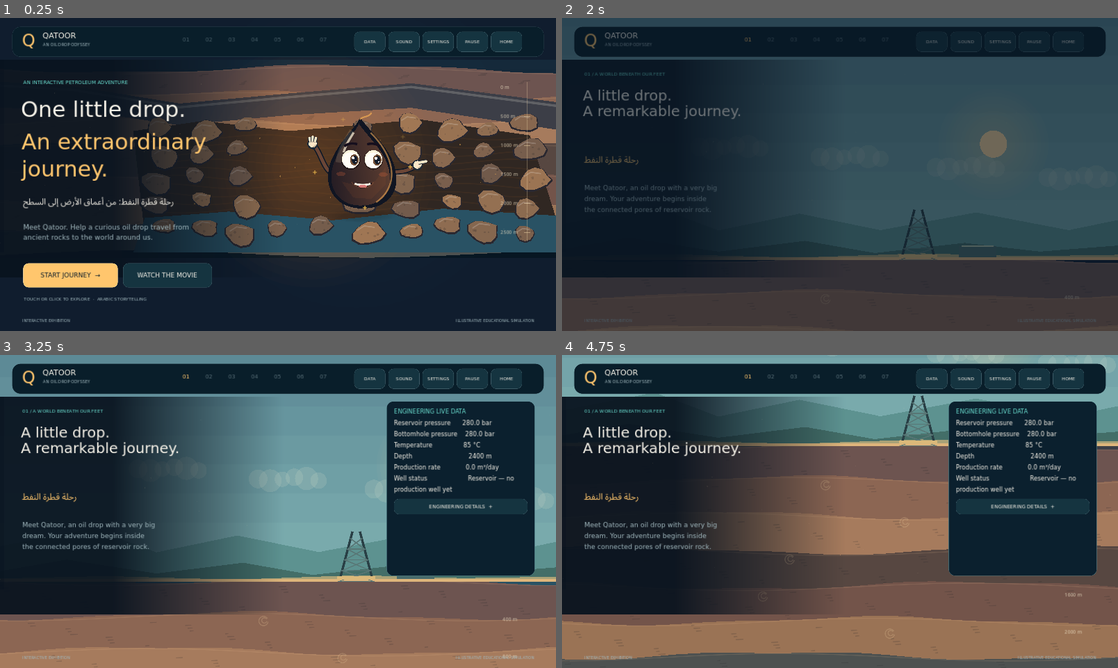
Above: before the commit, frames 1-4 (two rows, left to right).
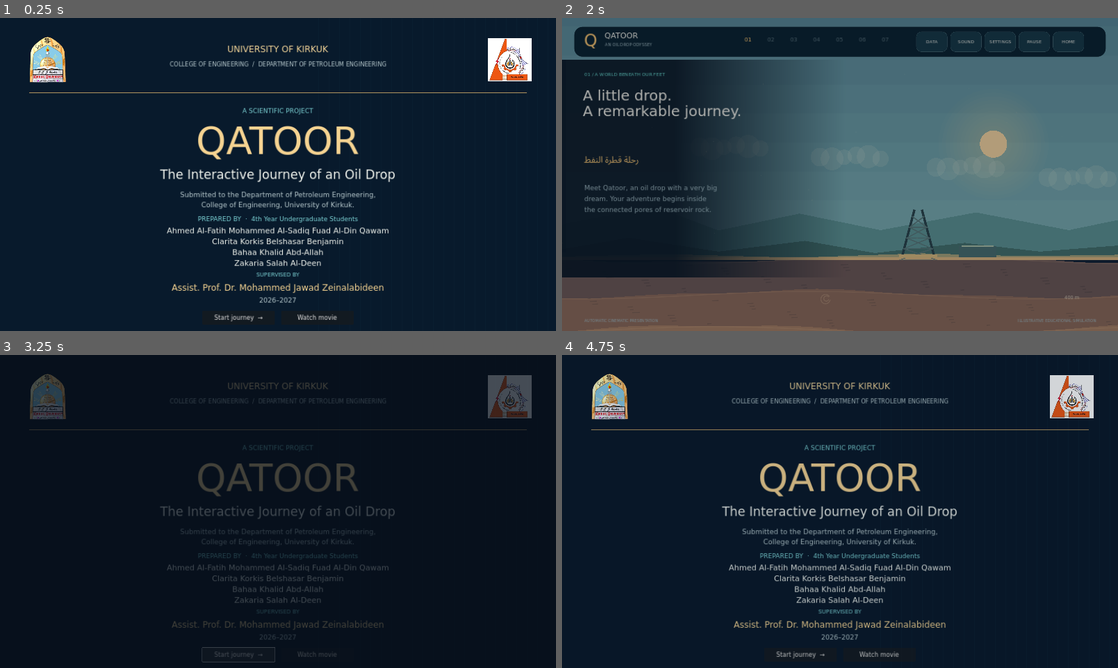
Above: after the commit, the same moments.

Repository: A7MEDALFATEH/Qatoor
Game: Godot game, scene res://scenes/opening_title.tscn
Two runs of this game, one before a commit and one after it. Both use one fixed random seed, a clock stepped at 60 frames per second and the inputs below. Before the commit the project starts from res://scenes/main.tscn.
Inputs (mouse positions are in pixels of both pictures, inside the frame that each line leads up to):
- Up to frame 1 (0.25 s): no input
- Up to frame 2 (2 s): click (878, 318) at 0.5 s, where only the run after the commit has a clickable "Watch movie"; click "START JOURNEY →" at 1.25 s
- Up to frame 3 (3.25 s): tap Enter at 2, 2.1 s; hold D 2.03-2.75 s; tap T at 2.3 s; click (239, 655) at 2.75 s, where only the run after the commit has a clickable "Start journey →"
- Up to frame 4 (4.75 s): click (634, 611) at 3.5 s, where only the run after the commit has a clickable "START JOURNEY →"; tap T at 4.35 s; tap Enter at 4.55 s

The runs differ from the first frame. In frame 1, 51% of the frame differs, in the area x 2-100%, y 2-98%; in frame 2, 63%; in frame 3, 67%, in the area x 0-100%, y 0-100%; in frame 4, 66%.

Commit message:
Add University Day opening credits and marine transport to QATOOR

Diff:
--- a/data/story_data.gd
+++ b/data/story_data.gd
@@ -76,11 +76,12 @@
 		"title": "One resource.\nSo many possibilities.",
 		"title_ar": "من النفط إلى حياتنا اليومية",
 		"eyebrow": "06 / REFINING & EVERYDAY MATERIALS",
-		"description": "Explore four destinations. Refineries separate and process crude; petrochemical plants turn selected feedstocks into materials.",
+		"description": "Explore five destinations. Refineries separate and process crude; petrochemical plants turn selected feedstocks into materials.",
 		"dialogue": "رحلتي لم تنتهِ بعد! تعالج المصافي النفط لتنتج أنواعاً من الوقود والمواد الأولية. وتحوّل مصانع البتروكيماويات بعض هذه المواد عبر مراحل صناعية إلى البلاستيك.",
 		"fact": "Refining and petrochemical manufacturing are different industrial stages.",
 		"products": {
 			"car": {"title": "Fuel for the road", "caption": "Refining → fuel distribution → refuelling → transport", "dialogue": "بعد التكرير والمعالجة، يُنقل وقود السيارات إلى محطات التعبئة. انظروا، سيارتنا جاهزة للانطلاق!"},
+			"marine": {"title": "Across the oceans", "caption": "Refining & fuel specifications → bunkering → marine engines", "dialogue": "تستخدم سفن كثيرة وقوداً مشتقاً من النفط بعد التكرير والمعالجة ومطابقة المواصفات. يُزوَّد الوقود في الميناء لتشغيل المحركات البحرية؛ ولا يُستخدم النفط الخام مباشرة. تختلف أنواع الوقود باختلاف المحرك واللوائح البيئية."},
 			"aviation": {"title": "Ready for take-off", "caption": "Refining & specification checks → airport supply → aircraft", "dialogue": "وقود الطائرات يُكرَّر ويُعالَج ليلائم مواصفات دقيقة، ثم يُنقل إلى المطار. هيا نحو السماء!"},
 			"plastic": {"title": "A new material takes shape", "caption": "Petroleum feedstock → petrochemical processing → polymers → moulding", "dialogue": "النفط لا يتحول مباشرة إلى بلاستيك! نحتاج إلى مواد أولية بتروكيماوية، ثم عمليات صناعية وبلمرة وتشكيل لصناعة المنتج."},
 			"asphalt": {"title": "Building the road ahead", "caption": "Refinery bitumen → mixing with aggregate → paving", "dialogue": "يُخلَط البيتومين الناتج من معالجة بعض أنواع النفط مع الركام لصناعة الخلطة الإسفلتية. ها هي الطريق تظهر أمامنا!"}
--- a/project.godot
+++ b/project.godot
@@ -3,7 +3,7 @@
 
 [application]
 config/name="QATOOR — The Interactive Journey of a Crude Oil Drop"
-run/main_scene="res://scenes/main.tscn"
+run/main_scene="res://scenes/opening_title.tscn"
 config/features=PackedStringArray("4.3", "GL Compatibility")
 config/description="رحلة قطرة النفط: من أعماق الأرض إلى السطح — an animated, interactive petroleum engineering exhibition."
 config/icon="res://assets/icon.svg"
--- /dev/null
+++ b/scenes/opening_title.tscn
@@ -0,0 +1,12 @@
+[gd_scene load_steps=2 format=3]
+
+[ext_resource type="Script" path="res://scripts/opening_title.gd" id="1"]
+
+[node name="QatoorOpeningTitle" type="Control"]
+layout_mode = 3
+anchors_preset = 15
+anchor_right = 1.0
+anchor_bottom = 1.0
+grow_horizontal = 2
+grow_vertical = 2
+script = ExtResource("1")
--- a/scripts/audio_manager.gd
+++ b/scripts/audio_manager.gd
@@ -8,7 +8,7 @@
 var _ambience: AudioStreamPlayer
 var _current_ambience: String = ""
 var _next_player: int = 0
-const SAMPLE_RATE: int = 22050
+const SAMPLE_RATE: int = 48000
 
 func _ready() -> void:
 	for i in range(5):
@@ -92,6 +92,8 @@
 			var note: int = mini(int(p * notes.size()), notes.size() - 1)
 			var local: float = fmod(p * notes.size(), 1.0)
 			value = (sin(TAU * notes[note] * t) + 0.15 * sin(TAU * notes[note] * 2.0 * t)) * sin(PI * local) * 0.4
+		if not ambient:
+			value *= minf(1.0, t / 0.006) * minf(1.0, (duration - t) / 0.012)
 		pcm.encode_s16(i * 2, int(clampf(value, -1.0, 1.0) * 32760.0))
 	var stream := AudioStreamWAV.new()
 	stream.format = AudioStreamWAV.FORMAT_16_BITS
--- a/scripts/exhibition_ui.gd
+++ b/scripts/exhibition_ui.gd
@@ -357,6 +357,8 @@
 		var button := _button(str(entry.get("label", "CONTINUE")), str(entry.get("id", "next")), bool(entry.get("secondary", false)))
 		button.disabled = bool(entry.get("disabled", false))
 		button.custom_minimum_size.x = float(entry.get("width", 194))
+		if items.size() >= 6:
+			button.add_theme_font_size_override("font_size", 20)
 		_actions.add_child(button)
 	_actions.visible = not items.is_empty()
 
--- /dev/null
+++ b/scripts/opening_title.gd
@@ -0,0 +1,95 @@
+extends Control
+## Verified transcription and original logos from the supplied QATOOR.docx.
+const FONT = preload("res://assets/fonts/ExhibitSans.ttf")
+var leaving: bool = false
+var controls: HBoxContainer
+
+func _ready() -> void:
+	set_anchors_and_offsets_preset(Control.PRESET_FULL_RECT)
+	var background := ColorRect.new()
+	background.color = Color("081a2c")
+	background.set_anchors_and_offsets_preset(Control.PRESET_FULL_RECT)
+	add_child(background)
+	for i in range(24):
+		var line := ColorRect.new()
+		line.position = Vector2(1100 + i * 36, 0)
+		line.size = Vector2(1, 1080)
+		line.color = Color(0.25, 0.62, 0.67, 0.035)
+		add_child(line)
+	_logo("res://assets/identity/university.png", Rect2(100, 65, 130, 158))
+	_logo("res://assets/identity/college.png", Rect2(1685, 65, 150, 158))
+	_text("UNIVERSITY OF KIRKUK", Rect2(280, 85, 1360, 45), 30, Color("f1d397"))
+	_text("COLLEGE OF ENGINEERING  /  DEPARTMENT OF PETROLEUM ENGINEERING", Rect2(270, 140, 1380, 40), 20, Color("b6c8cc"))
+	var rule := ColorRect.new()
+	rule.position = Vector2(100, 257)
+	rule.size = Vector2(1720, 2)
+	rule.color = Color("b4955f")
+	add_child(rule)
+	_text("A SCIENTIFIC PROJECT", Rect2(100, 302, 1720, 38), 22, Color("7bd1d4"))
+	_text("QATOOR", Rect2(100, 340, 1720, 168), 132, Color("f5d391"))
+	_text("The Interactive Journey of an Oil Drop", Rect2(100, 510, 1720, 65), 43, Color("f0f3ed"))
+	_text("Submitted to the Department of Petroleum Engineering,\nCollege of Engineering, University of Kirkuk.", Rect2(240, 590, 1440, 76), 24, Color("b6c8cc"))
+	_text("PREPARED BY  ·  4th Year Undergraduate Students", Rect2(100, 675, 1720, 38), 22, Color("7bd1d4"))
+	_text("Ahmed Al-Fatih Mohammed Al-Sadiq Fuad Al-Din Qawam\nClarita Korkis Belshasar Benjamin\nBahaa Khalid Abd-Allah\nZakaria Salah Al-Deen", Rect2(150, 716, 1620, 140), 27, Color("f0f3ed"))
+	_text("SUPERVISED BY", Rect2(100, 871, 1720, 30), 19, Color("7bd1d4"))
+	_text("Assist. Prof. Dr. Mohammed Jawad Zeinalabideen", Rect2(140, 909, 1640, 43), 30, Color("f5d391"))
+	_text("2026–2027", Rect2(100, 958, 1720, 34), 23, Color("b6c8cc"))
+	controls = HBoxContainer.new()
+	controls.position = Vector2(660, 1010)
+	controls.size = Vector2(600, 48)
+	controls.alignment = BoxContainer.ALIGNMENT_CENTER
+	controls.add_theme_constant_override("separation", 22)
+	add_child(controls)
+	for item in [["Start journey  →", false], ["Watch movie", true]]:
+		var button := Button.new()
+		button.text = item[0]
+		button.custom_minimum_size = Vector2(250, 46)
+		button.add_theme_font_override("font", FONT)
+		button.add_theme_font_size_override("font_size", 21)
+		button.pressed.connect(_start.bind(item[1]))
+		controls.add_child(button)
+	controls.visible = not "--title-only" in OS.get_cmdline_user_args()
+	if "--movie" in OS.get_cmdline_user_args():
+		await get_tree().create_timer(7.0).timeout
+		_start(true)
+
+func _logo(path: String, rect: Rect2) -> void:
+	var image := TextureRect.new()
+	image.expand_mode = TextureRect.EXPAND_IGNORE_SIZE
+	image.texture = load(path)
+	image.position = rect.position
+	image.size = rect.size
+	image.stretch_mode = TextureRect.STRETCH_KEEP_ASPECT_CENTERED
+	add_child(image)
+
+func _text(value: String, rect: Rect2, font_size: int, color: Color) -> void:
+	var label := Label.new()
+	label.text = value
+	label.position = rect.position
+	label.size = rect.size
+	label.horizontal_alignment = HORIZONTAL_ALIGNMENT_CENTER
+	label.vertical_alignment = VERTICAL_ALIGNMENT_CENTER
+	label.add_theme_font_override("font", FONT)
+	label.add_theme_font_size_override("font_size", font_size)
+	label.add_theme_color_override("font_color", color)
+	add_child(label)
+
+func _start(movie: bool = false) -> void:
+	if leaving: return
+	leaving = true
+	var tween := create_tween()
+	tween.tween_property(self, "modulate:a", 0.0, 0.65).set_trans(Tween.TRANS_SINE)
+	await tween.finished
+	var packed := preload("res://scenes/main.tscn")
+	var scene := packed.instantiate()
+	get_tree().root.add_child(scene)
+	get_tree().current_scene = scene
+	if movie and not scene.auto_mode: scene._on_action("auto")
+	queue_free()
+
+func _unhandled_key_input(event: InputEvent) -> void:
+	if not event is InputEventKey or not event.pressed or event.echo: return
+	if event.keycode == KEY_ENTER and controls.visible: _start()
+	if event.keycode == KEY_F11:
+		var full: bool = DisplayServer.window_get_mode() == DisplayServer.WINDOW_MODE_FULLSCREEN
+		DisplayServer.window_set_mode(DisplayServer.WINDOW_MODE_WINDOWED if full else DisplayServer.WINDOW_MODE_FULLSCREEN)
--- a/scripts/story_manager.gd
+++ b/scripts/story_manager.gd
@@ -18,7 +18,7 @@
 	"finale": "res://scenes/finale.tscn",
 	"quiz": "res://scenes/quiz.tscn"
 }
-const PRODUCT_ORDER: Array[String] = ["car", "aviation", "plastic", "asphalt"]
+const PRODUCT_ORDER: Array[String] = ["car", "aviation", "marine", "plastic", "asphalt"]
 const PHASE_ORDER: Array[String] = ["oil", "gas", "water"]
 const OUTLETS: Dictionary = {"oil": Vector2(1640, 480), "gas": Vector2(1590, 280), "water": Vector2(1640, 670)}
 
@@ -383,7 +383,7 @@
 			if state.product != "":
 				actions = [{"id":"wait", "label":"Following the product journey…", "disabled":true}]
 			else:
-				actions = [{"id":"product_car", "label":"Car fuel"}, {"id":"product_aviation", "label":"Aviation fuel", "secondary":true}, {"id":"product_plastic", "label":"Plastic products", "s …(79 unchanged characters)…
+				actions = [{"id":"product_car", "label":"Car fuel"}, {"id":"product_aviation", "label":"Aviation fuel", "secondary":true}, {"id":"product_marine", "label":"Marine fuel", "secondary":true}, {"id":"product_plastic", "label":"Plastic products", "s …(79 unchanged characters)…
 				if products_seen.size() > 0:
 					actions.append({"id":"finish", "label":"Finale   →"})
 		"finale":
@@ -567,7 +567,7 @@
 			if state.completed and stage_clock >= 25.0: _on_action("refine")
 		"refinery":
 			if stage_clock > 7.0 and not interaction_locked:
-				if products_seen.size() < 4:
+				if products_seen.size() < PRODUCT_ORDER.size():
 					_on_action("product_" + PRODUCT_ORDER[products_seen.size()])
 				else:
 					_on_action("finish")
@@ -595,6 +595,7 @@
 		return
 	match event.keycode:
 		KEY_ESCAPE: _on_toolbar("pause")
+		KEY_T: get_tree().change_scene_to_file("res://scenes/opening_title.tscn")
 		KEY_M: _on_toolbar("sound")
 		KEY_D: ui.toggle_data()
 		KEY_R: _on_action("restart")
--- a/scripts/surface_world.gd
+++ b/scripts/surface_world.gd
@@ -163,6 +163,7 @@
 		match product:
 			"car": _car_story(progress)
 			"aviation": _aviation_story(progress)
+			"marine": _marine_story(progress)
 			"plastic": _plastic_story(progress)
 			"asphalt": _asphalt_story(progress)
 
@@ -455,3 +456,45 @@
 
 func label_center(value: String, pos: Vector2, size: int, tint: Color) -> void:
 	if font: draw_string(font, pos - Vector2(font.get_string_size(value, HORIZONTAL_ALIGNMENT_LEFT, -1, size).x / 2, 0), value, HORIZONTAL_ALIGNMENT_LEFT, -1, size, tint)
+
+func _marine_story(p: float) -> void:
+	_label("MARINE FUEL  →  BUNKERING  →  SEA TRANSPORT", Vector2(786, 530), 17, GOLD)
+	# Car and aircraft keep all three petroleum transport applications in view.
+	_car(Vector2(849, 574), 0.28, CYAN)
+	_plane(Vector2(1630, 560), 0.36, -0.05)
+	for band in range(9):
+		draw_rect(Rect2(771, 627 + band * 10, 988, 10), Color("183e56").lerp(Color("0c263d"), band / 8.0))
+	for i in range(17):
+		var x: float = 780 + fmod(i * 61.0 - clock * 18, 970)
+		draw_line(Vector2(x, 667 + (i % 4) * 11), Vector2(x + 36, 667 + (i % 4) * 11), Color(0.4, 0.76, 0.86, 0.25), 2, true)
+	var departure: float = smoothstep(0.38, 1.0, p) * 230
+	_ship(Vector2(1180 + departure, 650 + sin(clock * 1.2) * 1.4))
+	if p < 0.4:
+		draw_rect(Rect2(784, 610, 92, 44), Color("7a8b92"))
+		_polyline([Vector2(846, 610), Vector2(846, 590), Vector2(1000, 590), Vector2(1000, 616)], GOLD, 5)
+		_draw_flow([Vector2(846, 610), Vector2(846, 590), Vector2(1000, 590), Vector2(1000, 616)], CYAN, 0.7)
+	_label("Refined fuel • engine-specific specifications", Vector2(1000, 711), 17, WHITE)
+
+func _ship(pos: Vector2) -> void:
+	# Side elevation: displacement hull, bulbous bow, deck cargo and aft bridge.
+	draw_set_transform(pos, 0.0, Vector2(0.85, 0.85))
+	_poly([Vector2(-225,-17),Vector2(234,-17),Vector2(208,10),Vector2(172,29),Vector2(-194,29),Vector2(-216,10)],Color("a8483e"))
+	_poly([Vector2(-225,-17),Vector2(234,-17),Vector2(218,1),Vector2(-216,1)],Color("1c2637"))
+	draw_line(Vector2(-216,-19),Vector2(226,-19),WHITE,3,true)
+	for row in range(2):
+		for col in range(6):
+			var tint: Color = [Color("b16b48"),Color("528d98"),Color("bdab78")][(row+col)%3]
+			draw_rect(Rect2(-102+col*45,-43-row*24,43,22),tint)
+			for rib in range(4): draw_line(Vector2(-98+col*45+rib*10,-41-row*24),Vector2(-98+col*45+rib*10,-24-row*24),tint.darkened(0.2),1,true)
+	draw_rect(Rect2(-191,-78,69,59),Color("dce4dc"))
+	draw_rect(Rect2(-198,-87,83,17),Color("e9eee5"))
+	for i in range(6): draw_rect(Rect2(-192+i*12,-84,9,9),Color("244855"))
+	draw_rect(Rect2(-170,-105,14,18),Color("c8874e"))
+	draw_line(Vector2(-133,-87),Vector2(-133,-121),WHITE,2,true)
+	draw_line(Vector2(-148,-110),Vector2(-119,-110),WHITE,2,true)
+	for x in range(-211,220,23): draw_line(Vector2(x,-19),Vector2(x,-29),Color("acb9b4"),1,true)
+	draw_line(Vector2(-211,-29),Vector2(219,-29),Color("acb9b4"),1,true)
+	draw_circle(Vector2(200,-24),3,Color("8ce7b2"))
+	_label("QATOOR",Vector2(-49,17),13,WHITE)
+	for i in range(4): draw_arc(Vector2(-230-i*16,30),Vector2(15+i*7,15+i*7).x,3.3,5.9,16,Color(0.72,0.88,0.9,0.25),2,true)
+	draw_set_transform(Vector2.ZERO)
--- /dev/null
+++ b/tests/opening_checks.gd
@@ -0,0 +1,29 @@
+extends SceneTree
+var failed: int = 0
+func _init() -> void:
+	go.call_deferred()
+func check(value: bool, message: String) -> void:
+	print("PASS " if value else "FAIL ", message)
+	if not value: failed += 1
+func go() -> void:
+	root.content_scale_size = Vector2i(1920,1080)
+	var title = load("res://scenes/opening_title.tscn").instantiate()
+	root.add_child(title)
+	current_scene = title
+	await process_frame
+	var contents: String = ""
+	for node in title.get_children():
+		if node is Label:
+			contents += node.text + "\n"
+			check(node.get_minimum_size().x <= node.size.x + 1 and node.get_minimum_size().y <= node.size.y + 1, "title text fits: " + node.text.split("\n")[0])
+		if node is TextureRect: check(node.size.x <= 150 and node.size.y <= 158, "logo fits header")
+	for name in ["Ahmed Al-Fatih Mohammed Al-Sadiq Fuad Al-Din Qawam", "Clarita Korkis Belshasar Benjamin", "Bahaa Khalid Abd-Allah", "Zakaria Salah Al-Deen", "Assist. Prof. Dr. Mohammed Jawad Zeinalabideen"]:
+		check(name in contents, "credit present: " + name)
+	title._start(false)
+	await create_timer(1.0).timeout
+	check(current_scene.get_script().resource_path == "res://scripts/story_manager.gd", "opening starts original journey")
+	check(current_scene.stage_key == "menu", "interactive start preserves original menu")
+	current_scene.queue_free()
+	await process_frame
+	print("OPENING CHECKS: ", failed, " failed")
+	quit(1 if failed else 0)
--- a/tests/run_checks.gd
+++ b/tests/run_checks.gd
@@ -190,7 +190,7 @@
 	_check(experience.stage_key == "refinery", "separated oil reaches later refining and petrochemistry")
 	await _tick(0.3)
 	_check(is_zero_approx(float(experience.model.snapshot().depth)), "surface engineering data stays at zero depth after separation")
-	for product in ["car", "aviation", "plastic", "asphalt"]:
+	for product in ["car", "aviation", "marine", "plastic", "asphalt"]:
 		await _act("product_" + product)
 		_check(experience.state.product == product and experience.interaction_locked, product + " begins its distinct animated processing journey")
 		await _tick(4.0)
@@ -238,7 +238,7 @@
 	_check(experience.stage_key == "finale", "automatic movie completes without user story decisions")
 	for stage in ["reservoir", "drilling", "pressure", "race", "separator", "refinery", "finale"]:
 		_check(visited.has(stage), "automatic presentation includes " + stage)
-	_check(experience.products_seen.size() == 4, "automatic presentation explores all four product stories")
+	_check(experience.products_seen.size() == 5, "automatic presentation explores all five product stories")
 	_check(simulation_time >= 120.0 and simulation_time <= 180.0, "automatic movie timing stays within approximately two to three minutes")
 	await _act("menu")
 	_check(experience.stage_key == "menu" and not experience.auto_mode, "automatic mode exits cleanly to the main menu")
Binary file added: assets/identity/college.png
Binary file added: assets/identity/university.png
Binary file added: assets/identity/university_anniversary.jpeg
Binary file added: presentation/QATOOR-opening-4K.png
Binary file added: presentation/QATOOR-opening-FullHD.png
Not shown, added: scripts/opening_title.gd.uid
Not shown, changed: VALIDATION.md
